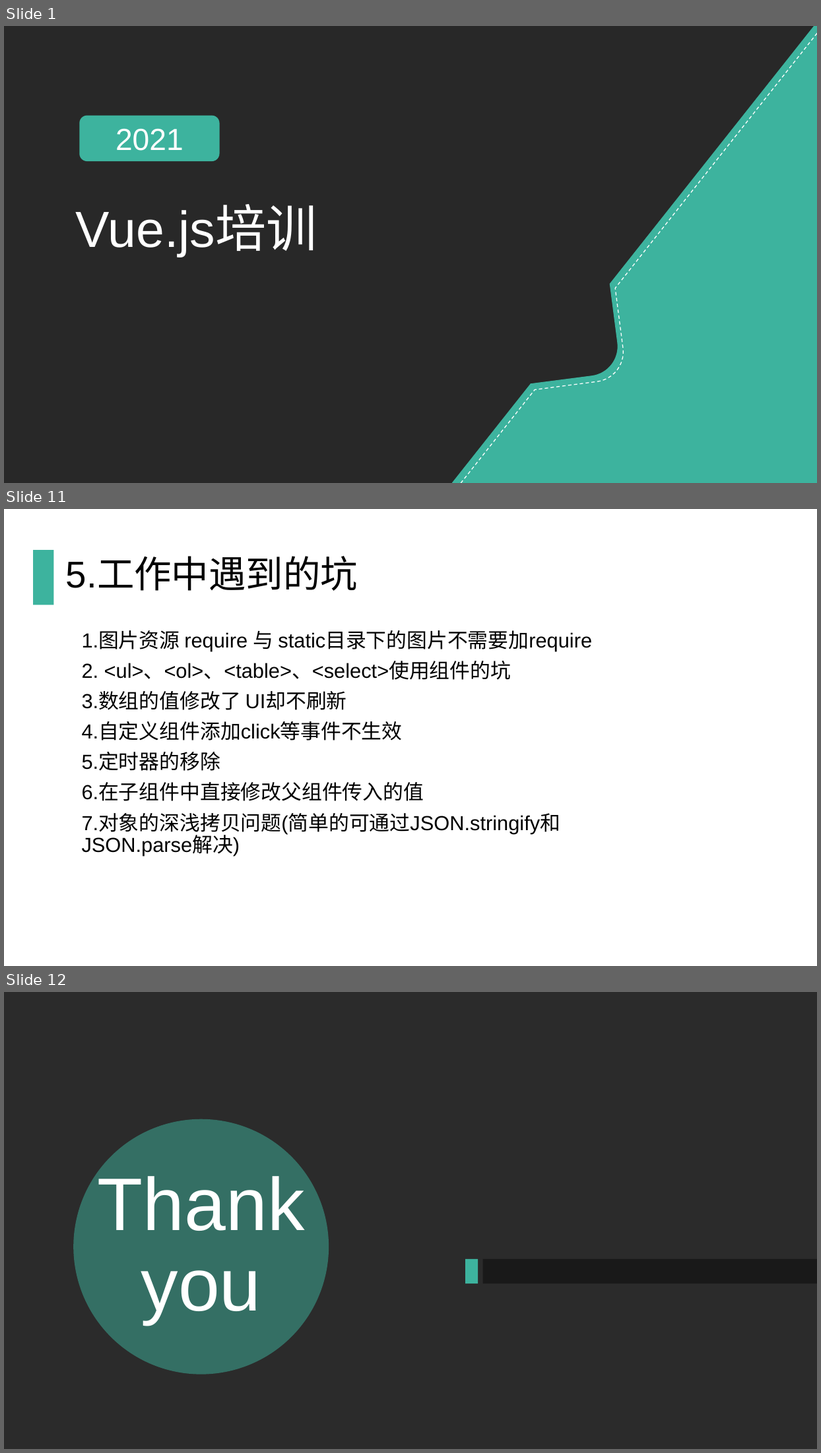
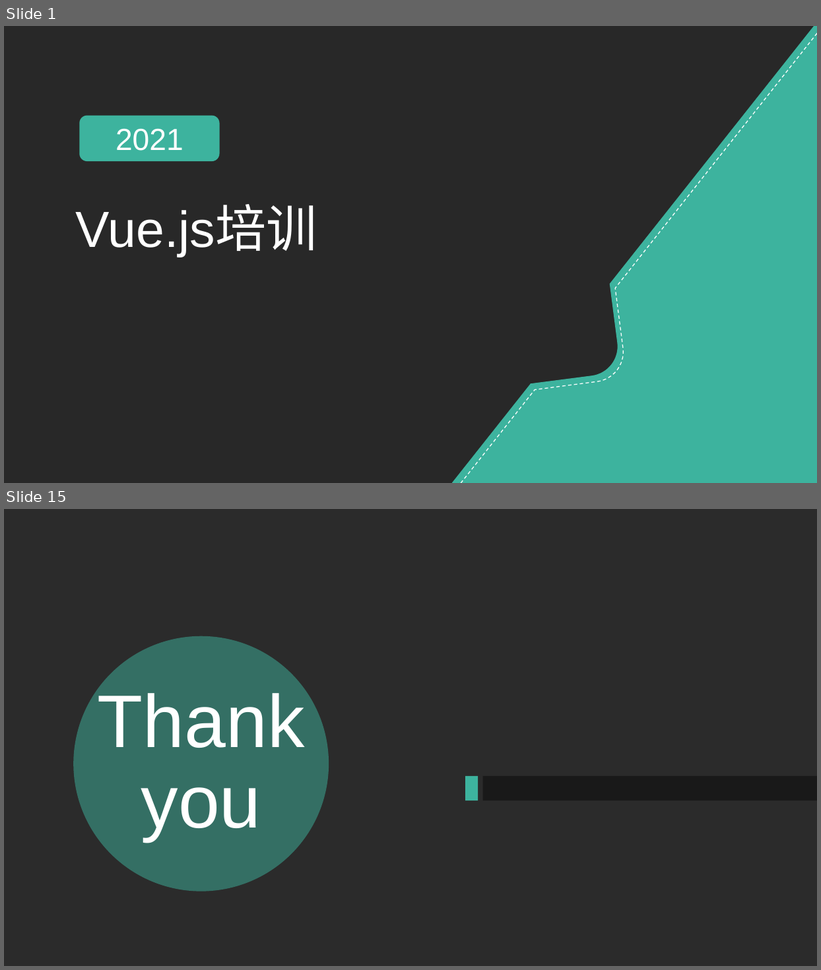
Before and after one commit to qinting513/nodejs_Vue3, a slide deck: Vue.js培训.pptx. Shown one above the other, each under a label of ours: slides 1, 11 and 12 before the commit, slides 1 and 15 after it; the slides between them are not shown. The pictures are 821x1453 and 821x970 pixels, drawn with LibreOffice and Linux fonts; fonts in the diff are those of the drawing; background and template pictures are left out; a plain dark background stands for a picture behind light text. Boxes give left, top, right and bottom in pixels: in the first picture for what was removed or moved away, otherwise in the second. Text is boxed around its words. In the diff, an @@ line names an element or a change of style, - is before the commit and + after.

```diff
--- a/Vue.js培训.pptx
+++ b/Vue.js培训.pptx
@@ slide 11 removed at (4,509,817,966), background #FFFFFF @@
@@ rectangle removed at (33,550,54,605) @@
@@ title removed at (66,558,358,591) @@
-5.工作中遇到的坑
@@ text removed at (82,631,592,855) @@
-1.图片资源 require 与 static目录下的图片不需要加require
-2. <ul>、<ol>、<table>、<select>使用组件的坑
-3.数组的值修改了 UI却不刷新
-4.自定义组件添加click等事件不生效
-5.定时器的移除
-6.在子组件中直接修改父组件传入的值
-7.对象的深浅拷贝问题(简单的可通过JSON.stringify和JSON.parse解决)
@@ what was slide 12 is now slide 15 @@
```
Also in this commit, not shown: 6 slides changed, 7 slides added, 3 other slides removed, 1 other file.
